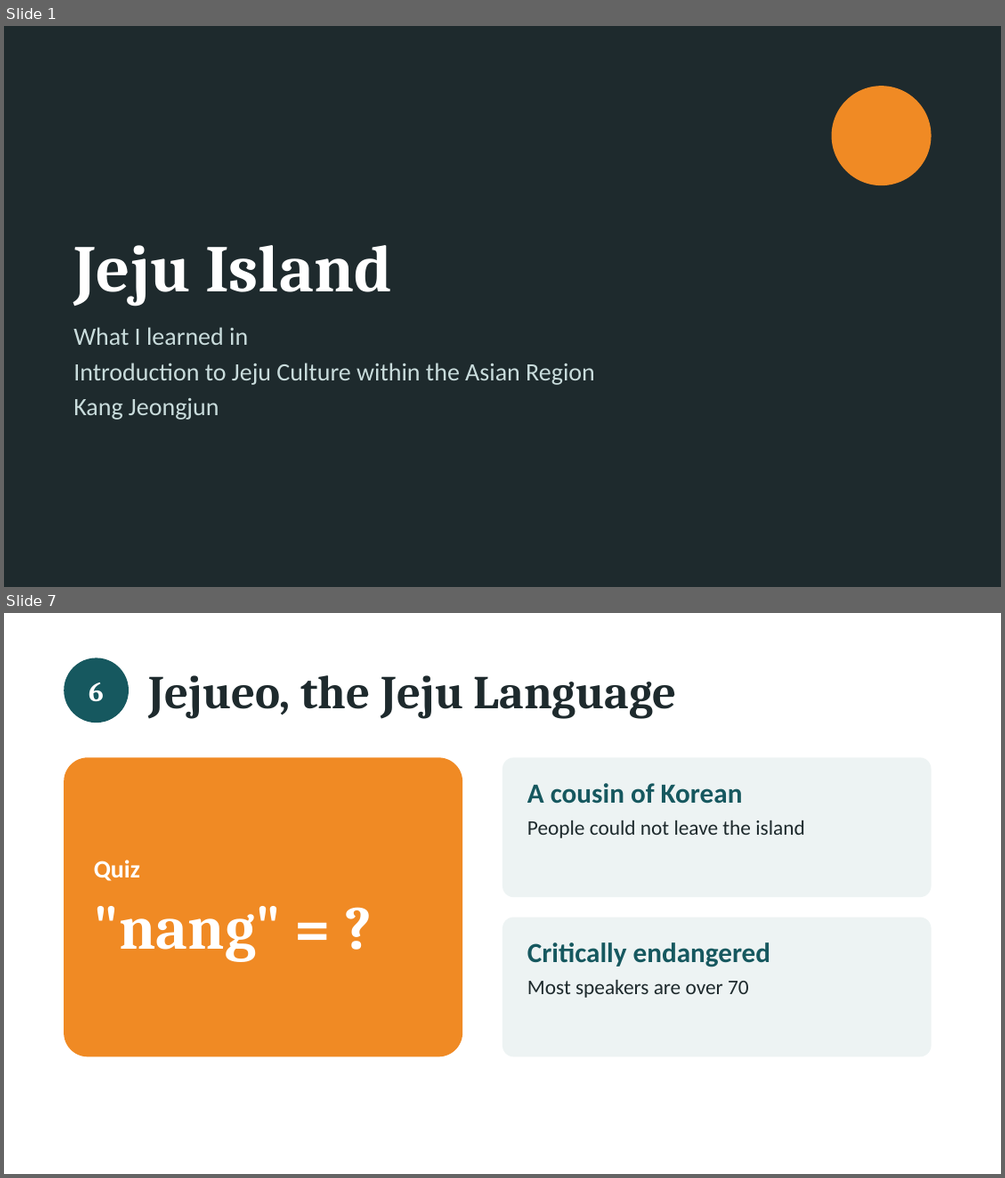
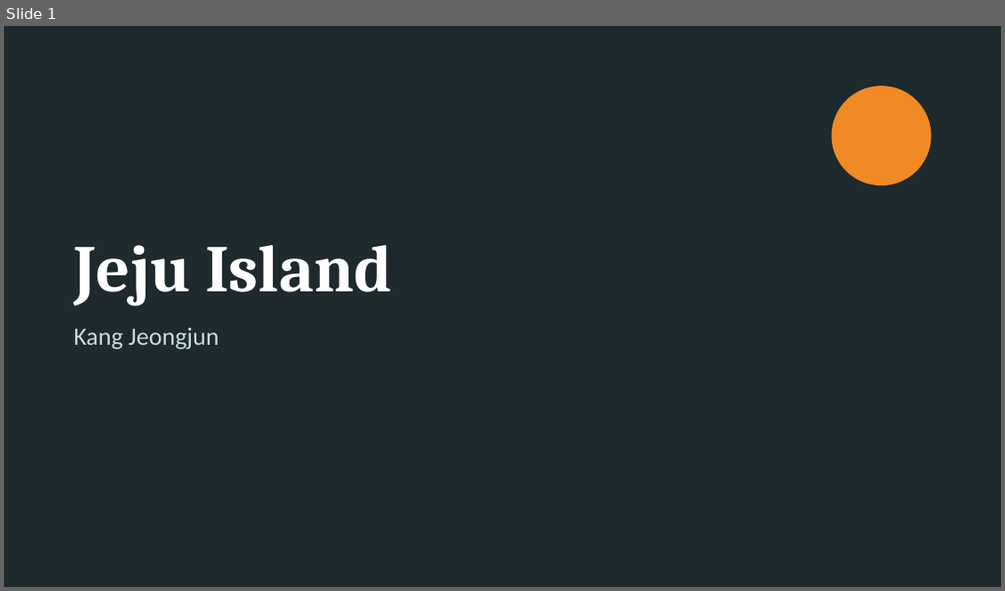
Before and after one commit to a44830300-arch/shaohong, a slide deck: 학업/아시아속의제주문화/Jeju_Culture_Final_5min_easy.pptx. Shown one above the other, each under a label of ours: slides 1 and 7 before the commit, slide 1 after it; the slides between them are not shown. The pictures are 1005x1178 and 1005x591 pixels, drawn with LibreOffice and Linux fonts; fonts in the diff are those of the drawing. Boxes give left, top, right and bottom in pixels: in the first picture for what was removed or moved away, otherwise in the second. Text is boxed around its words. In the diff, an @@ line names an element or a change of style, - is before the commit and + after.

```diff
--- a/학업/아시아속의제주문화/Jeju_Culture_Final_5min_easy.pptx
+++ b/학업/아시아속의제주문화/Jeju_Culture_Final_5min_easy.pptx
@@ slide 7 removed at (4,613,1001,1174), background #FFFFFF @@
@@ ellipse removed at (64,657,129,722) @@
@@ text removed at (89,682,104,702) @@
-6
@@ text removed at (148,675,677,719) @@
-Jejueo, the Jeju Language
@@ rounded rectangle removed at (64,757,462,1056) @@
@@ rounded rectangle removed at (502,757,931,897) @@
@@ text removed at (527,783,804,838) @@
-A cousin of Korean
-People could not leave the island
@@ text removed at (94,860,282,962) @@
-Quiz
-"nang" = ?
@@ rounded rectangle removed at (502,917,931,1056) @@
@@ text removed at (527,942,770,997) @@
-Critically endangered
-Most speakers are over 70
@@ slide 1 changed as well @@
@@ text at (73,327,595,385): paragraphs removed @@
-What I learned in
-Introduction to Jeju Culture within the Asian Region
```
Also in this commit, not shown: 6 other slides changed, 1 slide added, 2 other slides removed, 1 other file.
